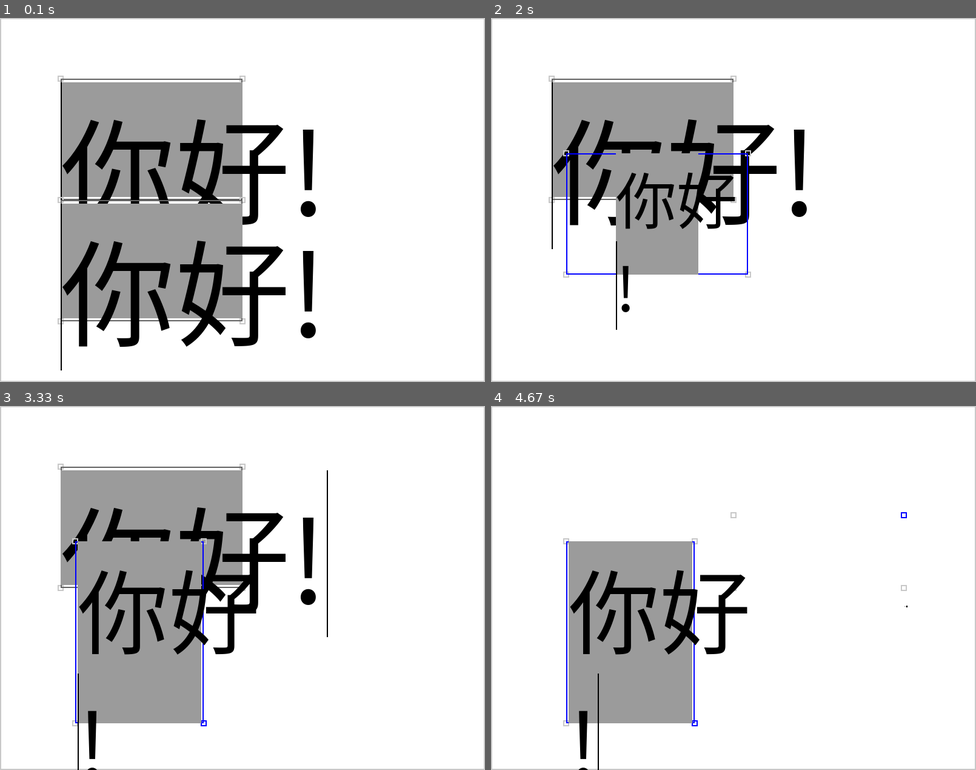
Above: before the commit, frames 1-4 (two rows, left to right).
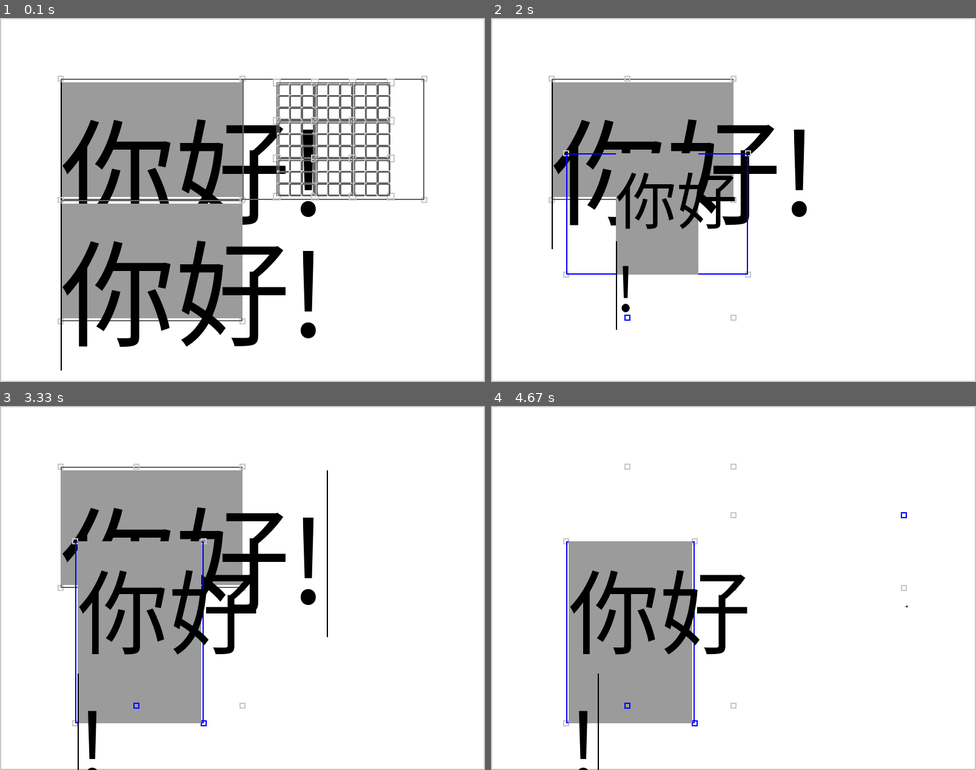
Above: after the commit, the same moments.

Repository: user45451/pygame-ui
Game: pygame game, started from main.py
Same seed, same stepped clock (60 frames per second), same inputs: the game is played once before the commit and once after it.
Inputs (mouse positions are in pixels of both pictures, inside the frame that each line leads up to):
- Up to frame 1 (0.1 s): no input
- Up to frame 2 (2 s): press the mouse at (714, 214) at 0.37 s; move the mouse to (801, 203) at 0.47 s; release the mouse at (888, 189) at 0.6 s; tap Enter at 0.67 s; press the mouse at (714, 214) at 1.03 s; move the mouse to (641, 163) at 1.13 s; release the mouse at (568, 112) at 1.27 s; press the mouse at (539, 156) at 1.37 s; move the mouse to (617, 185) at 1.47 s; release the mouse at (699, 214) at 1.6 s; press the mouse at (917, 200) at 1.7 s; move the mouse to (772, 258) at 1.8 s; release the mouse at (626, 316) at 1.93 s
- Up to frame 3 (3.33 s): press the mouse at (257, 660) at 2.03 s; move the mouse to (329, 573) at 2.13 s; release the mouse at (397, 486) at 2.27 s; press the mouse at (397, 486) at 2.37 s; move the mouse to (300, 606) at 2.47 s; release the mouse at (203, 722) at 2.6 s; press the mouse at (203, 540) at 2.7 s; move the mouse to (130, 580) at 2.8 s; release the mouse at (63, 617) at 2.93 s; hold Right from 3 s (still down)
- Up to frame 4 (4.67 s): release Right at 3.47 s; press the mouse at (631, 631) at 3.53 s; move the mouse to (723, 671) at 3.63 s; release the mouse at (820, 708) at 3.77 s; press the mouse at (549, 467) at 3.87 s; move the mouse to (728, 489) at 3.97 s; release the mouse at (903, 515) at 4.1 s

The runs differ from the first frame. In frame 1, 3.5% of the frame differs, in the area x 49-89%, y 15-51%; in frame 2, less than 0.1%; in frame 3, less than 0.1%; in frame 4, less than 0.1%.

Commit message:
完善文本框
1.加入了粘贴的功能

Diff:
--- a/main.py
+++ b/main.py
@@ -1,7 +1,7 @@
 import pygame
-from ui import window
-from ui.window import *
-from ui.Text import TextBox
+from ui.ui import ui
+from ui.Window import Window
+from ui.TextBox import TextBox
 
 # 初始化pygame
 pygame.init()
@@ -35,6 +35,19 @@
 root_ui.add_child(window1)
 
 
+# 修改主循环以使用窗口类
+outer_window = Window(400, 100, 300, 200)
+# 每个窗口内部生成窗口阵列
+def generate(root_window, level):
+    for j in range(3):
+        for k in range(3):
+            inner_window = Window(100 + j * 50, 100 + k * 50, 50, 50)
+            if level - 1 > 0:
+                generate(inner_window, level - 1)
+            root_window.add_child(inner_window)
+root_ui.add_child(outer_window)
+
+generate(outer_window, 2)
 
 while running:
     for event in pygame.event.get():
--- /dev/null
+++ b/ui/TextBox.py
@@ -0,0 +1,105 @@
+from ui.ui import *
+import pyperclip
+
+class TextBox(ui):
+    def __init__(self, x, y, width, height, text=''):
+        super().__init__(x, y, width, height)
+        self.text = text
+        # 使用原始字符串以避免转义序列问题
+        self.font = pygame.font.Font('ui/SIMHEI.TTF', 36)
+        self.cursor_position = 0
+    def own_draw(self, screen):
+        rect = self.global_rect()
+        pygame.draw.rect(screen, (155, 155, 155), rect)
+        lines = self.text.split('\n')
+        y_offset = 0
+        # 根据global_rect的宽高计算缩放比例
+        rect = self.global_rect()
+        scale_x = rect.width / max([self.font.size(line)[0] for line in lines]) if lines else 1
+        scale_y = rect.height / (self.font.get_linesize() * len(lines)) if lines else 1
+        scale = min(scale_x, scale_y)
+        # 调整字体大小
+        new_font_size = int(self.font.get_height() * scale)
+        new_font = pygame.font.Font('ui/SIMHEI.TTF', new_font_size)
+        for line in lines:
+            text_surface = new_font.render(line, True, (0, 0, 0))
+            screen.blit(text_surface, (rect.x, rect.y + y_offset))
+            y_offset += new_font.get_linesize()
+        # 根据文本长度和行高扩展大小
+        text_width = max([self.font.size(line)[0] for line in lines]) if lines else 0
+        text_height = self.font.get_linesize() * len(lines)
+        self.rect.width = max(10, text_width)
+        self.rect.height = max(10, text_height)
+        # 绘制光标
+        cursor_x = rect.x
+        cursor_y = rect.y
+        current_position = 0
+        # 考虑字体缩放后的光标位置计算
+        scaled_font = pygame.font.Font('ui/SIMHEI.TTF', new_font_size)
+        for i, line in enumerate(lines):
+            if current_position + len(line) + lines[:i].count('\n') < self.cursor_position:
+                cursor_x = rect.x + scaled_font.size(line)[0]
+                cursor_y += scaled_font.get_linesize()
+                current_position += len(line) + 1
+            else:
+                remaining_chars = self.cursor_position - current_position - lines[:i].count('\n')
+                cursor_x = rect.x + scaled_font.size(line[:remaining_chars])[0]
+                break
+        pygame.draw.line(screen, (0, 0, 0), (cursor_x, cursor_y), (cursor_x, cursor_y + scaled_font.get_linesize()), 2)
+    def set_text(self, text):
+        self.text = text
+    def drag_event(self, event): # 重载这个函数，如果这个文本框在root_ui之下，被点击后，会一直执行这个函数，直到点击其它ui
+        if event.type == pygame.MOUSEBUTTONDOWN:
+            # 获取鼠标点击位置
+            mouse_x, mouse_y = event.pos
+            rect = self.global_rect()
+            # 计算鼠标点击位置相对于文本框的坐标
+            relative_x = mouse_x - rect.x
+            relative_y = mouse_y - rect.y
+            # 根据global_rect的宽高计算缩放比例
+            rect = self.global_rect()
+            lines = self.text.split('\n')
+            scale_x = rect.width / max([self.font.size(line)[0] for line in lines]) if lines else 1
+            scale_y = rect.height / (self.font.get_linesize() * len(lines)) if lines else 1
+            scale = min(scale_x, scale_y)
+            # 根据行高计算点击所在的行
+            line_index = int(relative_y // (self.font.get_linesize() * scale))
+            if line_index < len(lines):
+                line = lines[line_index]
+                # 根据字符宽度计算点击所在的字符位置
+                for i in range(len(line) + 1):
+                    char_width = self.font.size(line[:i])[0] * scale
+                    half_char_width = self.font.size(line[i:i+1])[0] * scale / 2 if i < len(line) else 0
+                    if char_width - half_char_width > relative_x:
+                        self.cursor_position = sum(len(l) + 1 for l in lines[:line_index]) + i - 1
+                        if self.cursor_position < 0:
+                            self.cursor_position = 0
+                        break
+                else:
+                    self.cursor_position = sum(len(l) + 1 for l in lines[:line_index]) + len(line)
+        if event.type == pygame.TEXTINPUT:
+            self.text = self.text[:self.cursor_position] + event.text + self.text[self.cursor_position:]
+            self.cursor_position += len(event.text)
+        if event.type == pygame.KEYDOWN:
+            if event.key == pygame.K_BACKSPACE:
+                if self.cursor_position > 0:
+                    self.text = self.text[:self.cursor_position - 1] + self.text[self.cursor_position:]
+                    self.cursor_position -= 1
+            elif event.key == pygame.K_RETURN:
+                self.text = self.text[:self.cursor_position] + '\n' + self.text[self.cursor_position:]
+                self.cursor_position += 1
+            elif event.key == pygame.K_LEFT:
+                if self.cursor_position > 0:
+                    self.cursor_position -= 1
+            elif event.key == pygame.K_RIGHT:
+                if self.cursor_position < len(self.text):
+                    self.cursor_position += 1
+            elif event.key == pygame.K_DELETE:
+                if self.cursor_position < len(self.text):
+                    self.text = self.text[:self.cursor_position] + self.text[self.cursor_position + 1:]
+        if event.type == pygame.KEYDOWN and (event.mod & pygame.KMOD_CTRL) and event.key == pygame.K_v:
+                pasted_data = pyperclip.paste()
+                self.text = self.text[:self.cursor_position] + pasted_data + self.text[self.cursor_position:]
+                self.cursor_position += len(pasted_data)
+    def handle_event(self, event):
+        return False
--- /dev/null
+++ b/ui/Window.py
@@ -0,0 +1,75 @@
+from ui.ui import *
+from ui.Reflection import *
+
+class Window(ui):
+    def __init__(self, x, y, width, height):
+        super().__init__(x, y, width, height)
+        self.offset_x = 0
+        self.offset_y = 0
+        self.color = [(100,100,100),(0,255,0),(0,0,255)]
+        self.color_index = 0
+
+        self.left = Pointer(x)
+        self.top = Pointer(y)
+        self.right = Pointer(x + width)
+        self.bottom = Pointer(y + height)
+
+        self.topleftResize = Reflection(self.left, self.top, 10, 10)
+        self.rightbottomResize = Reflection(self.right, self.bottom, 10, 10)
+        self.toprightResize = Reflection(self.right, self.top, 10, 10)
+        self.leftbottomResize = Reflection(self.left, self.bottom, 10, 10)
+    def rebuild(self):
+        self.root_ui.add_child(self.topleftResize)
+        self.root_ui.add_child(self.rightbottomResize)
+        self.root_ui.add_child(self.toprightResize)
+        self.root_ui.add_child(self.leftbottomResize)
+    def full(self): # 全局窗口变换, 鼠标移动窗口的时候可能会有比例缩放问题
+        bouding_box = [float('inf'), float('inf'), float('-inf'), float('-inf')]
+        for child in self.children:
+            bouding_box[0] = min(child.rect.x, bouding_box[0])
+            bouding_box[1] = min(child.rect.y, bouding_box[1])
+            bouding_box[2] = max(child.rect.x + child.rect.width, bouding_box[2])
+            bouding_box[3] = max(child.rect.y + child.rect.height, bouding_box[3])
+        rect = self.global_rect()
+        rect_center = [rect.x + rect.width / 2, rect.y + rect.height / 2]
+        box_center = [(bouding_box[0] + bouding_box[2]) / 2, (bouding_box[1] + bouding_box[3]) / 2]
+        box_size = [bouding_box[2] - bouding_box[0], bouding_box[3] - bouding_box[1]]
+        scaled = min([self.rect.width / box_size[0], self.rect.height / box_size[1]])
+        if box_size[0] > 0 and box_size[1] > 0:
+            self.inner_gravity = [rect_center[0] - box_center[0], rect_center[1] - box_center[1], box_center[0], box_center[1], self.gravity[4] * scaled, self.gravity[5] * scaled]
+    def move(self): # 相对窗口坐标系变换
+        self.inner_gravity = [self.gravity[0] + self.rect.x, self.gravity[1] + self.rect.y, 0, 0, 1, 1]
+    def own_draw(self, screen):
+        rect = self.global_rect()
+        pygame.draw.rect(screen, self.color[self.color_index], rect, 2)
+        # 将浮点数转换为整数以避免类型错误
+        self.rect.x = int(self.left.value)
+        self.rect.y = int(self.top.value)
+        self.rect.width = int(self.right.value - self.left.value)
+        self.rect.height = int(self.bottom.value - self.top.value)
+        self.full()
+        # self.move()
+    def hovered_event(self, event):
+        if event.type == pygame.MOUSEBUTTONDOWN:
+            if event.button == 1:
+                self.color_index = 1
+        elif event.type == pygame.MOUSEBUTTONUP:
+            if event.button == 1:
+                self.color_index = 2
+        else:
+            self.color_index = 0
+    def drag_event(self, event):
+        # 窗口移动的事件
+        if event:
+            if mouse_state['left']:
+                # 更新窗口位置
+                self.rect.x = event.pos[0] - self.drag_offset_x
+                self.rect.y = event.pos[1] - self.drag_offset_y
+                self.left.value = event.pos[0] - self.drag_offset_x
+                self.top.value = event.pos[1] - self.drag_offset_y
+                self.right.value = self.left.value + self.rect.width
+                self.bottom.value = self.top.value + self.rect.height
+    def handle_event(self, event):
+        for child in self.children: # 遍历子节点
+            child.handle_event(event)  # 递归处理子节点的事件
+        return False
Not shown, added: ui/SIMHEI.TTF
